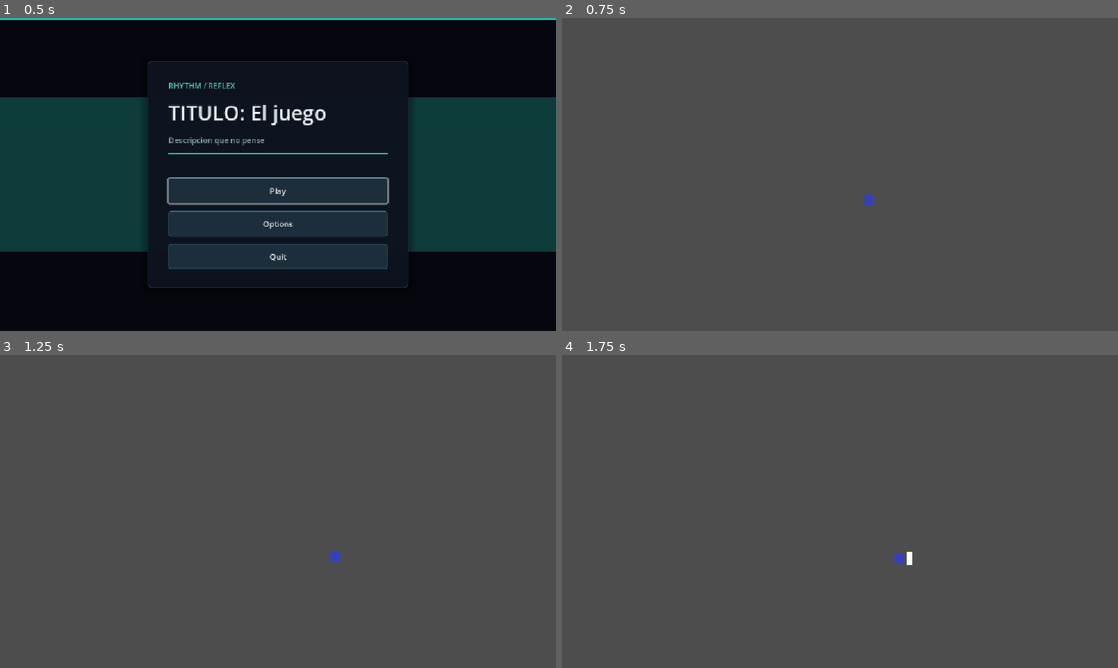
Above: before the commit, frames 1-4 (two rows, left to right).
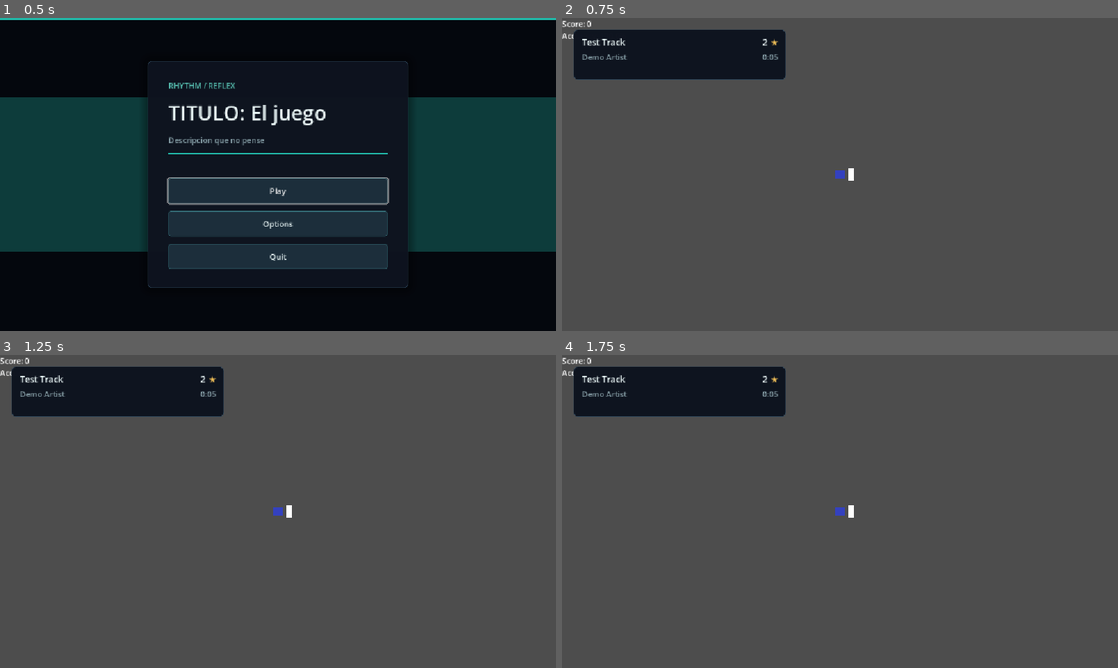
Above: after the commit, the same moments.

Repository: ftambler/godot-rythm-game
Game: Godot game, scene res://scenes/ui/Menu.tscn
Same seed, same stepped clock (60 frames per second), same inputs: the game is played once before the commit and once after it.
Inputs:
- Up to frame 1 (0.5 s): no input
- Up to frame 2 (0.75 s): click "Play" at 0.5 s
- Up to frame 3 (1.25 s): no input
- Up to frame 4 (1.75 s): tap Enter at 1.25 s; hold Right (shield_right) from 1.28 s (still down); hold Space (hit_orb) from 1.28 s (still down)

Frame 1 is identical in both runs. In frame 2, 6.2% of the frame differs, in the area x 0-56%, y 0-60%; in frame 3, 6.3%; in frame 4, 6.3%, in the area x 0-63%, y 0-68%.
Error before the commit: Parse Error: Could not find type "PauseMenu" in the current scope. (res://scripts/Game.gd:10)

Commit message:
Check pause enabled for level start

Diff:
--- a/scripts/PauseMenu.gd
+++ b/scripts/PauseMenu.gd
@@ -1,8 +1,10 @@
+class_name PauseMenu
 extends CanvasLayer
 
 @onready var panel: Control = $Overlay/Panel
 @onready var music_slider: HSlider = $Overlay/Panel/MarginContainer/Content/MusicSlider
 @onready var sfx_slider: HSlider = $Overlay/Panel/MarginContainer/Content/SfxSlider
+var pause_enabled := false
 
 func _ready() -> void:
 	process_mode = Node.PROCESS_MODE_ALWAYS
@@ -11,9 +13,12 @@
 	sfx_slider.value = MusicController.get_sfx_volume()
 
 func _unhandled_input(event: InputEvent) -> void:
-	if event.is_action_pressed("pause_game"):
+	if pause_enabled and event.is_action_pressed("pause_game"):
 		toggle_pause()
 		get_viewport().set_input_as_handled()
+
+func set_pause_enabled(enabled: bool) -> void:
+	pause_enabled = enabled
 
 func toggle_pause() -> void:
 	if get_tree().paused:
